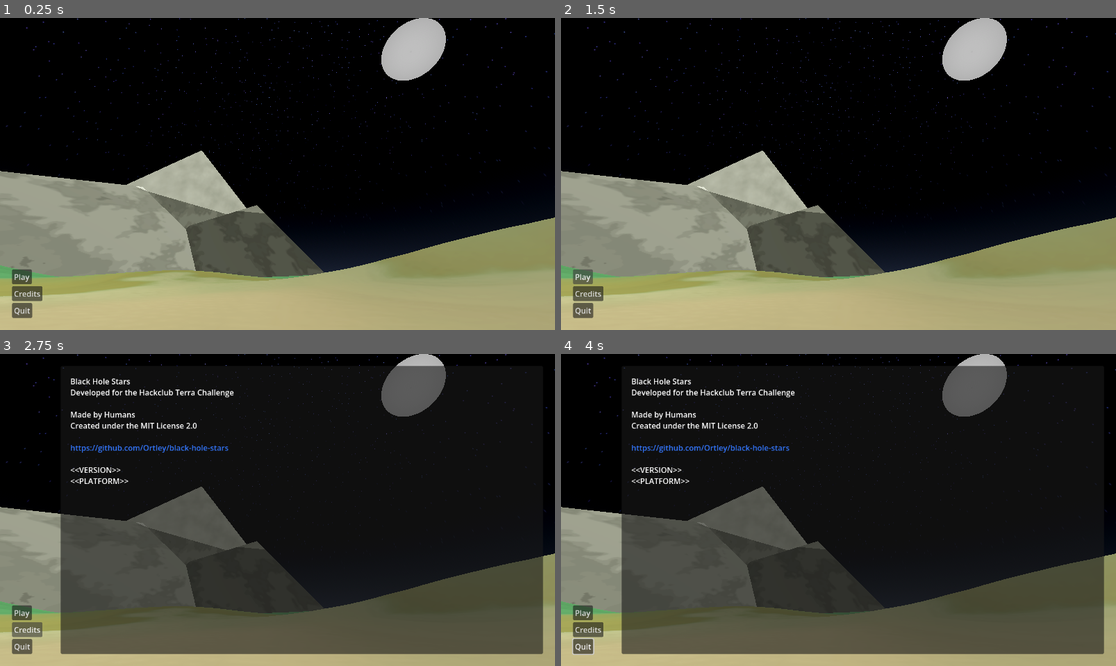
Above: before the commit, frames 1-4 (two rows, left to right).
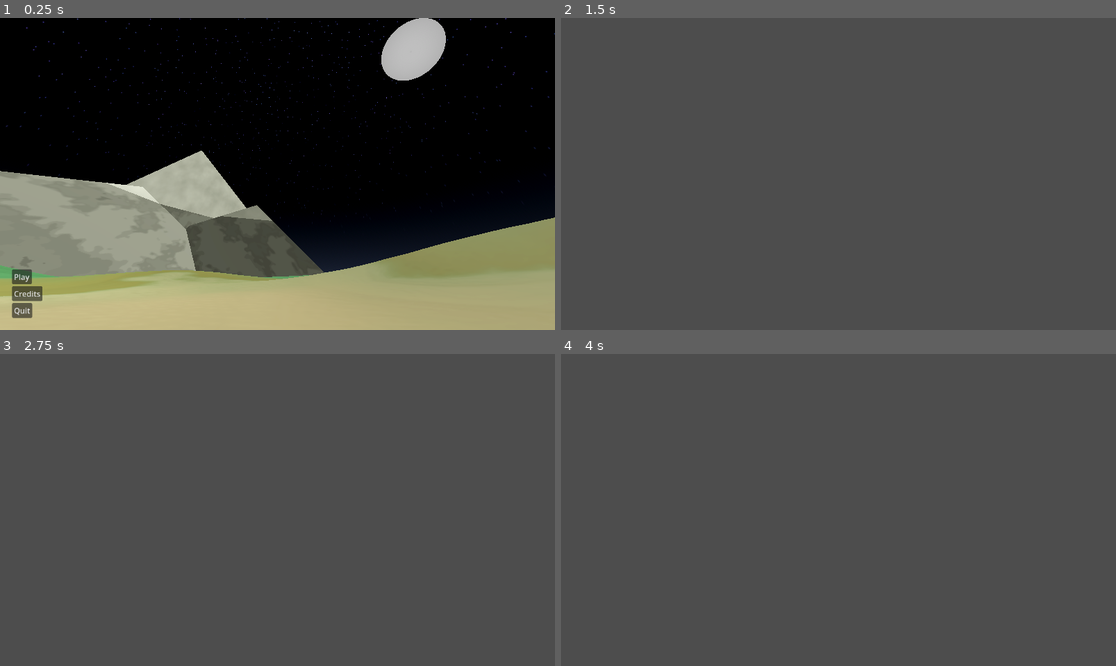
Above: after the commit, the same moments.

Repository: Ortley/black-hole-stars
Game: Godot game, scene res://scene/init.tscn
The game is run twice, just before and just after one commit, with the same random seed, the same clock (stepped at 60 frames per second) and the same inputs.
Inputs (mouse positions are in pixels of both pictures, inside the frame that each line leads up to):
- Up to frame 1 (0.25 s): no input
- Up to frame 2 (1.5 s): click "Play" at 0.5 s; click (583, 276) at 1.25 s, where only the run before the commit has a clickable "Play"
- Up to frame 3 (2.75 s): click (27, 628) at 2 s, where only the run before the commit has a clickable "Credits"
- Up to frame 4 (4 s): move the mouse to (860, 510) at 2.77 s; hold Right 2.78-3.53 s; tap Alt at 2.85 s; click (860, 510) at 2.92 s; move the mouse to (727, 525) at 3.52 s; hold Down from 3.53 s (still down); tap Shift at 3.6 s

The runs differ from the first frame. In frame 1, 0.6% of the frame differs, in the area x 19-50%, y 52-66%; in frame 2, 96%, in the area x 0-100%, y 0-100%; in frame 3, 77%; in frame 4, 77%.

Commit message:
Wire up play button to game scene

Diff:
--- /dev/null
+++ b/scene/game.tscn
@@ -0,0 +1,3 @@
+[gd_scene format=3 uid="uid://bqgm1h2l0q1se"]
+
+[node name="Game" type="Node3D" unique_id=1835963098]
--- a/scene/init.tscn
+++ b/scene/init.tscn
@@ -311,16 +311,23 @@
 resource_name = "main-menu-manager"
 script/source = "extends HBoxContainer
 
+@export_file(\"*.tscn\") var play_scene := \"\"
 @onready var play_button: Button = $VBoxContainer/Play
 @onready var credits_button: Button = $VBoxContainer/Credits
 @onready var quit_button: Button = $VBoxContainer/Quit
+@onready var no_quit_button: Button = $\"../../Quit/MarginContainer/VBoxContainer/HBoxContainer/HBoxContainer/No\"
+@onready var yes_quit_button: Button = $\"../../Quit/MarginContainer/VBoxContainer/HBoxContainer/HBoxContainer/Yes\"
 @onready var credits_cont: PanelContainer = $Credits
 @onready var quit_cont: PanelContainer = $\"../../Quit\"
 
 # Called when the node enters the scene tree for the first time.
 func _ready() -> void:
+	play_button.button_up.connect(get_tree().change_scene_to_file.bind(play_scene))
 	credits_button.button_up.connect(toggle.bind(credits_cont))
 	quit_button.button_up.connect(toggle.bind(quit_cont))
+	no_quit_button.button_up.connect(toggle.bind(quit_cont))
+	yes_quit_button.button_up.connect(func ():
+		get_tree().quit())
 
 func toggle(box: Control) -> void:
 	var old := box.visible
@@ -382,7 +389,7 @@
 size = Vector3(74.379395, 50, 50)
 
 [node name="CSGBox3D" type="CSGBox3D" parent="Static/Mountain" unique_id=1022956859]
-transform = Transform3D(1.5166312, 0.06908135, 0, -0.08309357, 1.2608789, 0, 0, 0, 1, -65.18001, 70.792786, -116.43001)
+transform = Transform3D(1.5166312, 0.06908135, 0, -0.08309357, 1.2608789, 0, 0, 0, 1, -65.18001, 65.95586, -116.43001)
 operation = 2
 size = Vector3(91.950195, 53.192383, 168.72006)
 
@@ -405,7 +412,7 @@
 size = Vector3(74.379395, 50, 50)
 
 [node name="CSGBox3D" type="CSGBox3D" parent="Static/MountainTop" unique_id=409233869]
-transform = Transform3D(1.5166312, 0.06908135, 0, -0.08309357, 1.2608789, 0, 0, 0, 1, -65.18001, 70.792786, -116.43001)
+transform = Transform3D(1.5166312, 0.06908135, 0, -0.08309357, 1.2608789, 0, 0, 0, 1, -65.18001, 65.95586, -116.43001)
 operation = 1
 size = Vector3(91.950195, 53.192383, 168.72006)
 
@@ -438,6 +445,7 @@
 [node name="HBoxContainer" type="HBoxContainer" parent="UI/MarginContainer" unique_id=1139231352]
 layout_mode = 2
 script = SubResource("GDScript_afm41")
+play_scene = "uid://bqgm1h2l0q1se"
 
 [node name="VBoxContainer" type="VBoxContainer" parent="UI/MarginContainer/HBoxContainer" unique_id=1832195045]
 layout_mode = 2
@@ -527,12 +535,12 @@
 layout_mode = 2
 size_flags_horizontal = 3
 
-[node name="Button" type="Button" parent="UI/Quit/MarginContainer/VBoxContainer/HBoxContainer/HBoxContainer" unique_id=1984921102]
+[node name="No" type="Button" parent="UI/Quit/MarginContainer/VBoxContainer/HBoxContainer/HBoxContainer" unique_id=1984921102]
 layout_mode = 2
 size_flags_horizontal = 3
 text = "No"
 
-[node name="Button2" type="Button" parent="UI/Quit/MarginContainer/VBoxContainer/HBoxContainer/HBoxContainer" unique_id=957002310]
+[node name="Yes" type="Button" parent="UI/Quit/MarginContainer/VBoxContainer/HBoxContainer/HBoxContainer" unique_id=957002310]
 layout_mode = 2
 size_flags_horizontal = 3
 text = "Yes"
